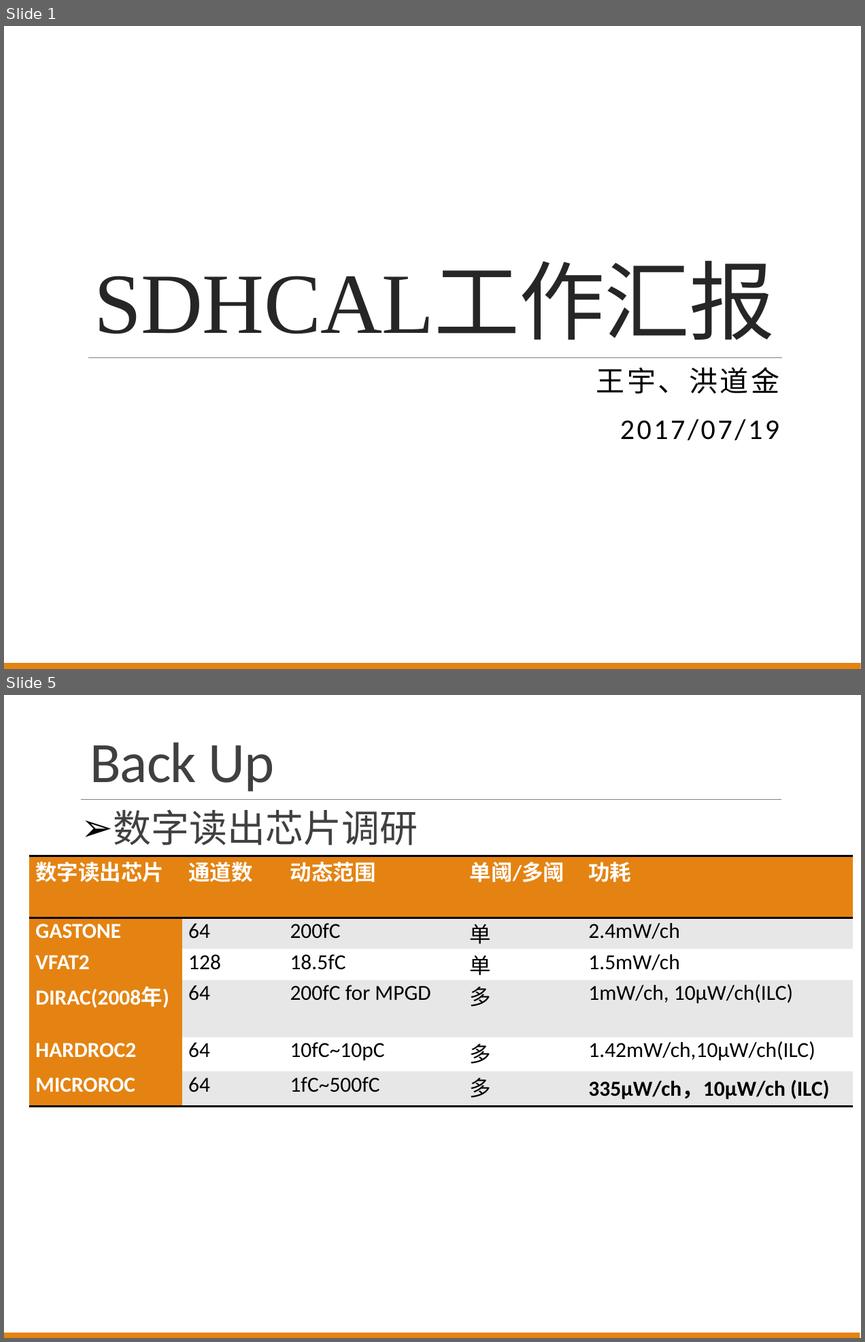
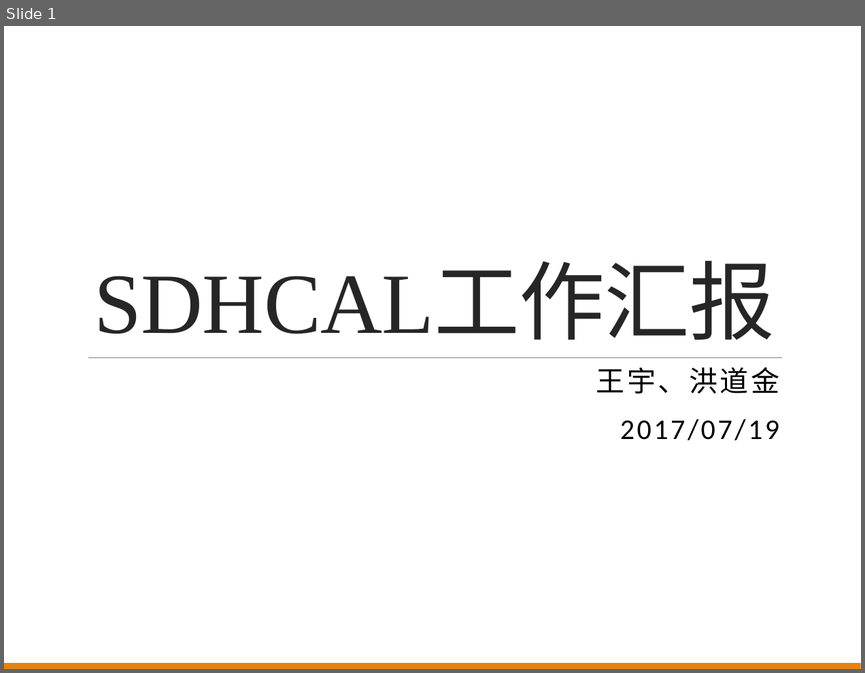
Before and after one commit to wyu0725/SDHCAL_DAQ, a slide deck: Slides/SDHCALReport20170719.pptx. Shown one above the other, each under a label of ours: slides 1 and 5 before the commit, slide 1 after it; the slides between them are not shown. The pictures are 865x1342 and 865x673 pixels, drawn with LibreOffice and Linux fonts; fonts in the diff are those of the drawing. Boxes give left, top, right and bottom in pixels: in the first picture for what was removed or moved away, otherwise in the second. Text is boxed around its words. In the diff, an @@ line names an element or a change of style, - is before the commit and + after.

```diff
--- a/Slides/SDHCALReport20170719.pptx
+++ b/Slides/SDHCALReport20170719.pptx
@@ slide 5 removed at (4, 695, 861, 1338), background #FFFFFF @@
@@ title removed at (90, 742, 274, 792) @@
-Back Up
@@ line removed from (81, 800) to (781, 800) @@
@@ text removed at (113, 809, 521, 1107) @@
-➢ 数字读出芯片调研
-  ◦ DIRAC感觉是Microroc的前身
@@ table removed at (29, 855, 853, 1102), 6 rows, 5 columns @@
-数字读出芯片 | 通道数 | 动态范围 | 单阈/多阈 | 功耗
-GASTONE | 64 | 200fC | 单 | 2.4mW/ch
-VFAT2 | 128 | 18.5fC | 单 | 1.5mW/ch
-DIRAC(2008年) | 64 | 200fC for MPGD | 多 | 1mW/ch, 10μW/ch(ILC)
-HARDROC2 | 64 | 10fC~10pC | 多 | 1.42mW/ch,10μW/ch(ILC)
-MICROROC | 64 | 1fC~500fC | 多 | 335μW/ch，10μW/ch (ILC)
@@ rectangle removed at (4, 1332, 860, 1338) @@
```
Also in this commit, not shown: 2 slides changed, 3 slides added, 2 other slides removed, 1 other file.
